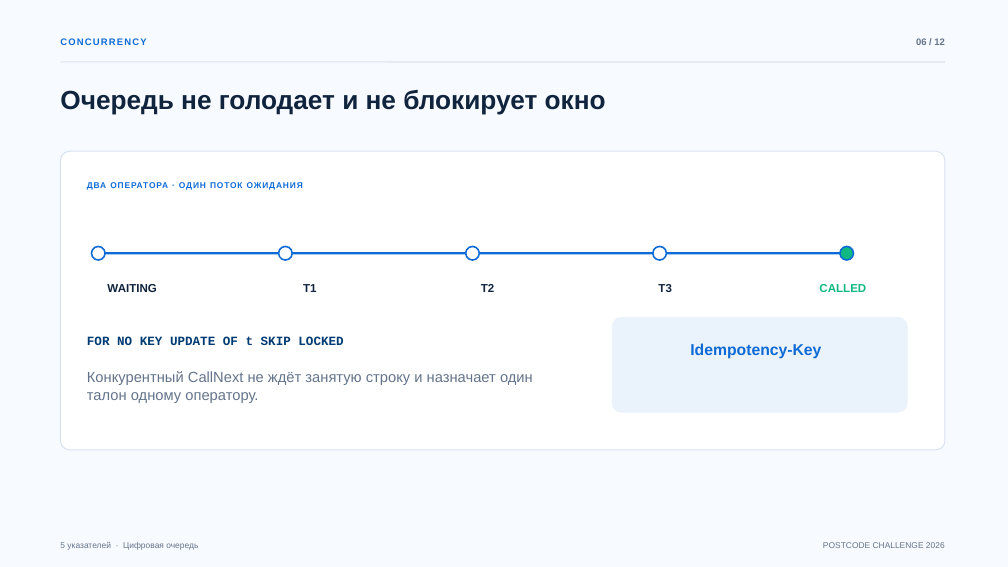
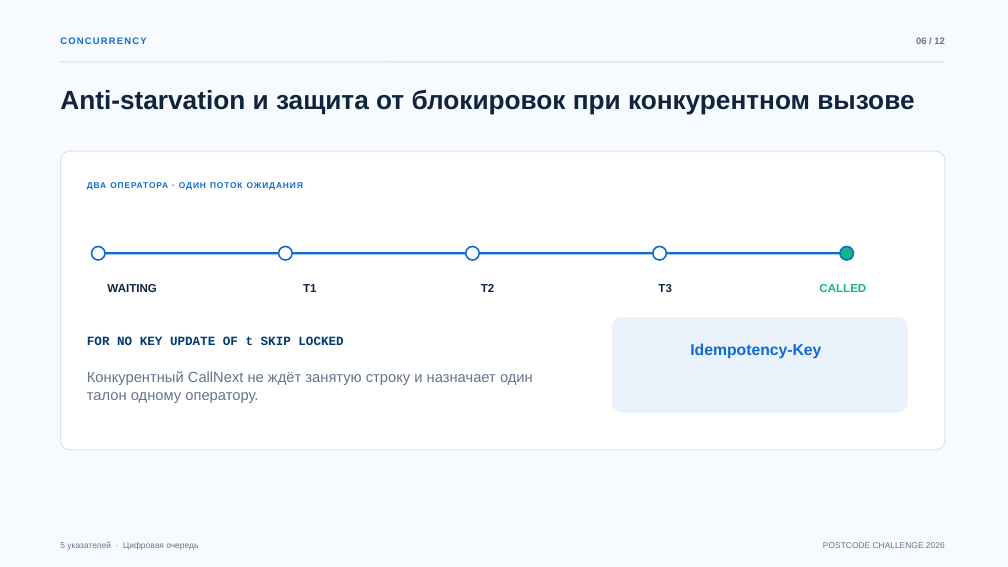
Before and after one commit to vacuum-xvx/Digital-queuing-system, a slide deck: slide 6 of docs/presentation/postcode_queue_presentation.pptx. Drawn at 1008x567 pixels with LibreOffice and Linux fonts; fonts in the diff are those of the drawing. Boxes give left, top, right and bottom in pixels: in the first picture for what was removed or moved away, otherwise in the second. Text is boxed around its words. In the diff, an @@ line names an element or a change of style, - is before the commit and + after.

```diff
--- a/docs/presentation/postcode_queue_presentation.pptx
+++ b/docs/presentation/postcode_queue_presentation.pptx
@@ text at <box>60,89,914,115</box>: text changed @@
-Очередь не голодает и не блокирует окно
+Anti-starvation и защита от блокировок при конкурентном вызове
```
Also in this commit, not shown: 15 other slides changed, 1 slide added, 1 slide removed, 12 other files.
